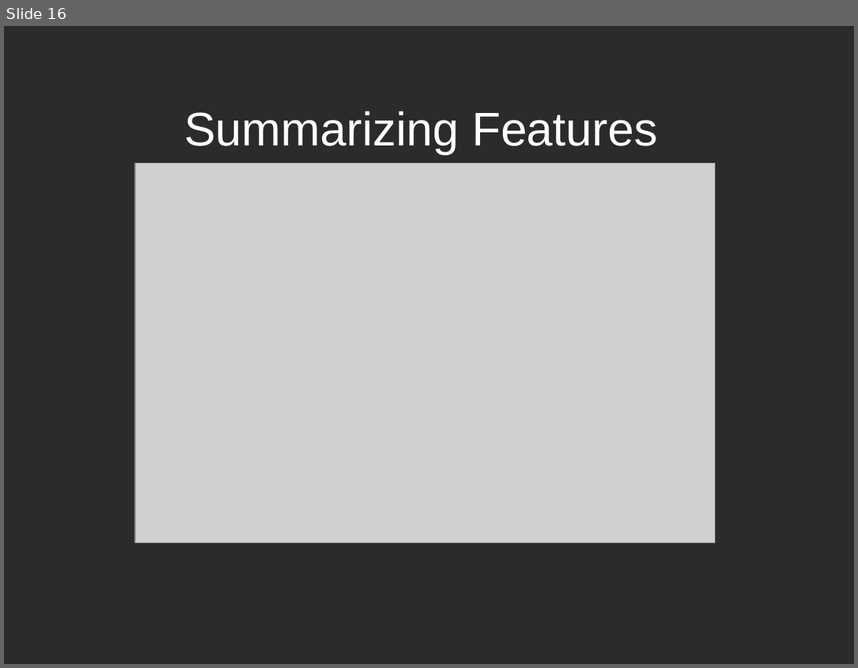
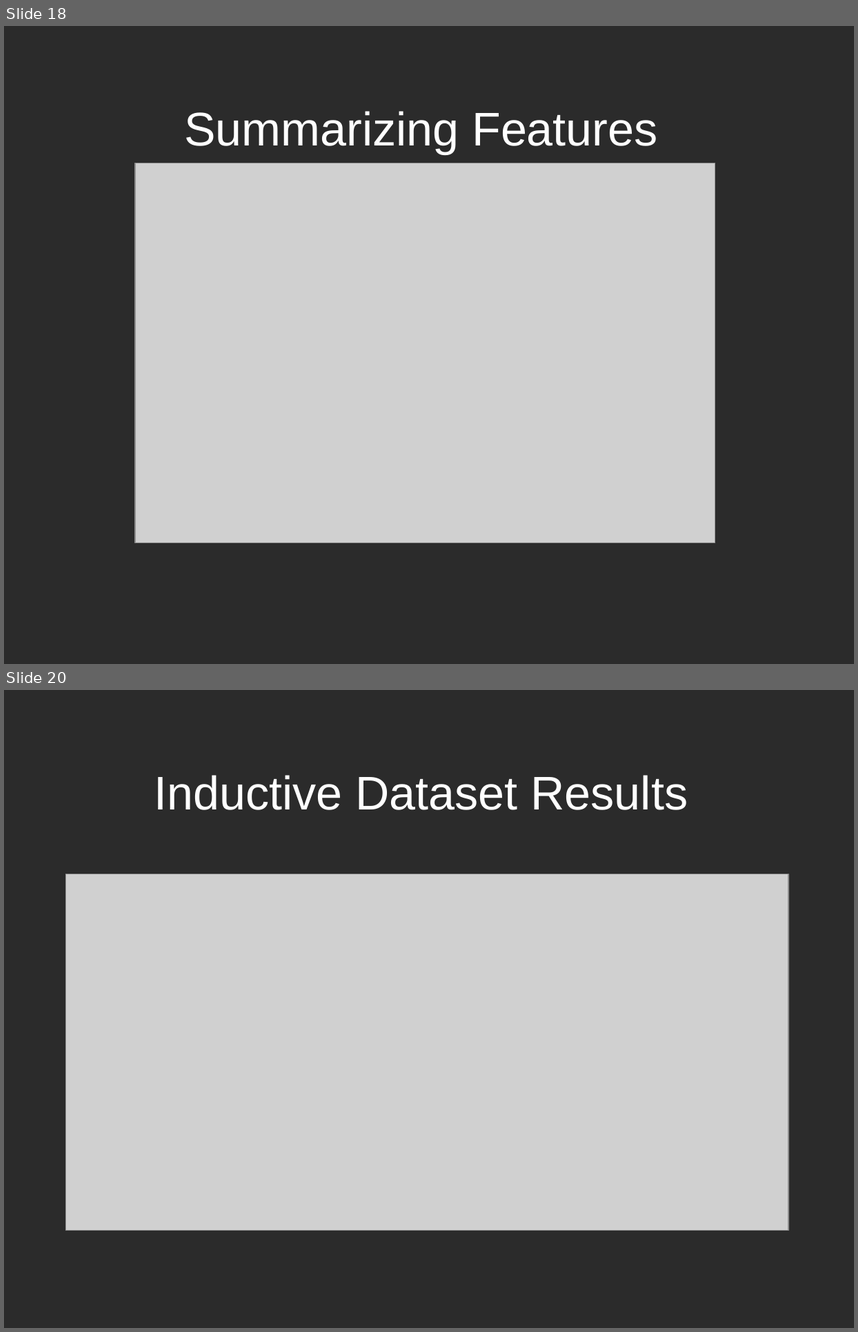
Before and after one commit to jaemuzzin/plagnn, a slide deck: presentation final.odp. Shown one above the other, each under a label of ours: slide 16 before the commit, slides 18 and 20 after it; the slides between them are not shown. The pictures are 858x668 and 858x1332 pixels, drawn with LibreOffice and Linux fonts; fonts in the diff are those of the drawing; grey boxes stand for pictures; background and template pictures are left out; a plain dark background stands for a picture behind light text. Boxes give left, top, right and bottom in pixels: in the first picture for what was removed or moved away, otherwise in the second. Text is boxed around its words. In the diff, an @@ line names an element or a change of style, - is before the commit and + after.

```diff
--- a/presentation final.odp
+++ b/presentation final.odp
@@ slide 20 added at (4,690,854,1328), background picture (left out) @@
@@ title added at (154,775,688,810), 44 pt, text #FFFFFF @@
+Inductive Dataset Results
@@ picture added at (65,874,789,1230) @@
@@ what was slide 16 is now slide 18 @@
```
Also in this commit, not shown: 4 other slides added.
